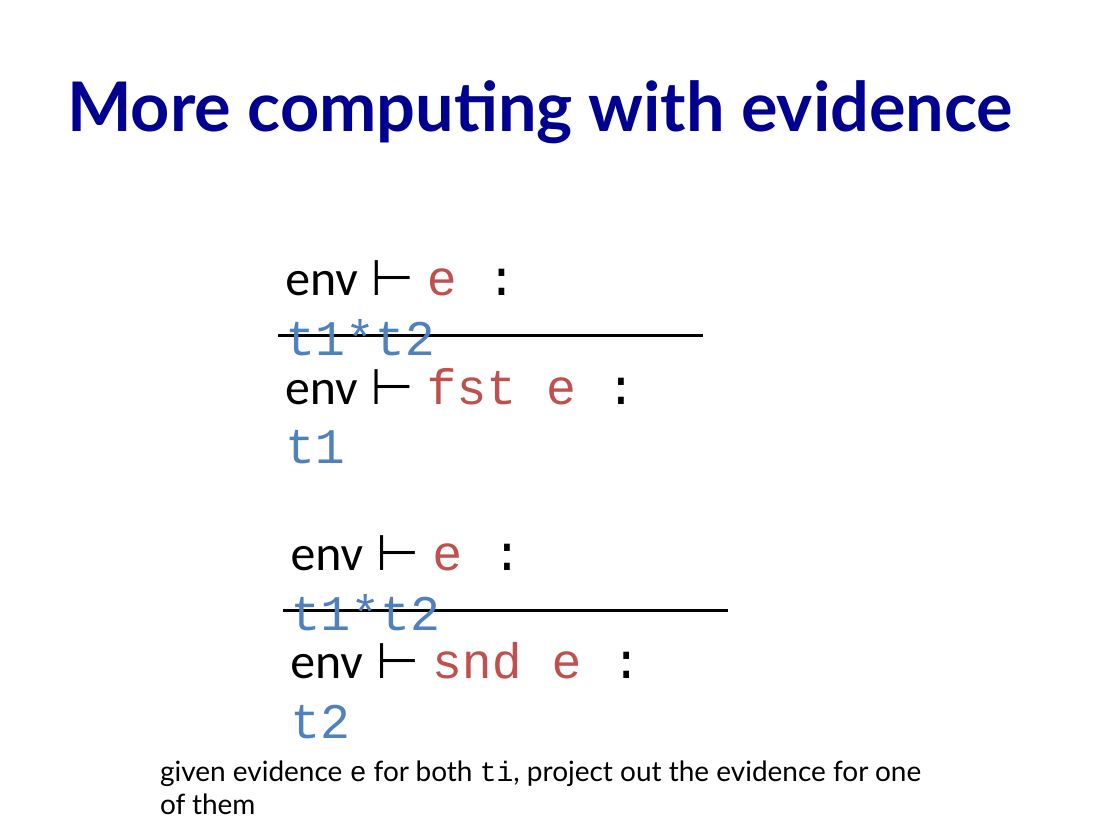
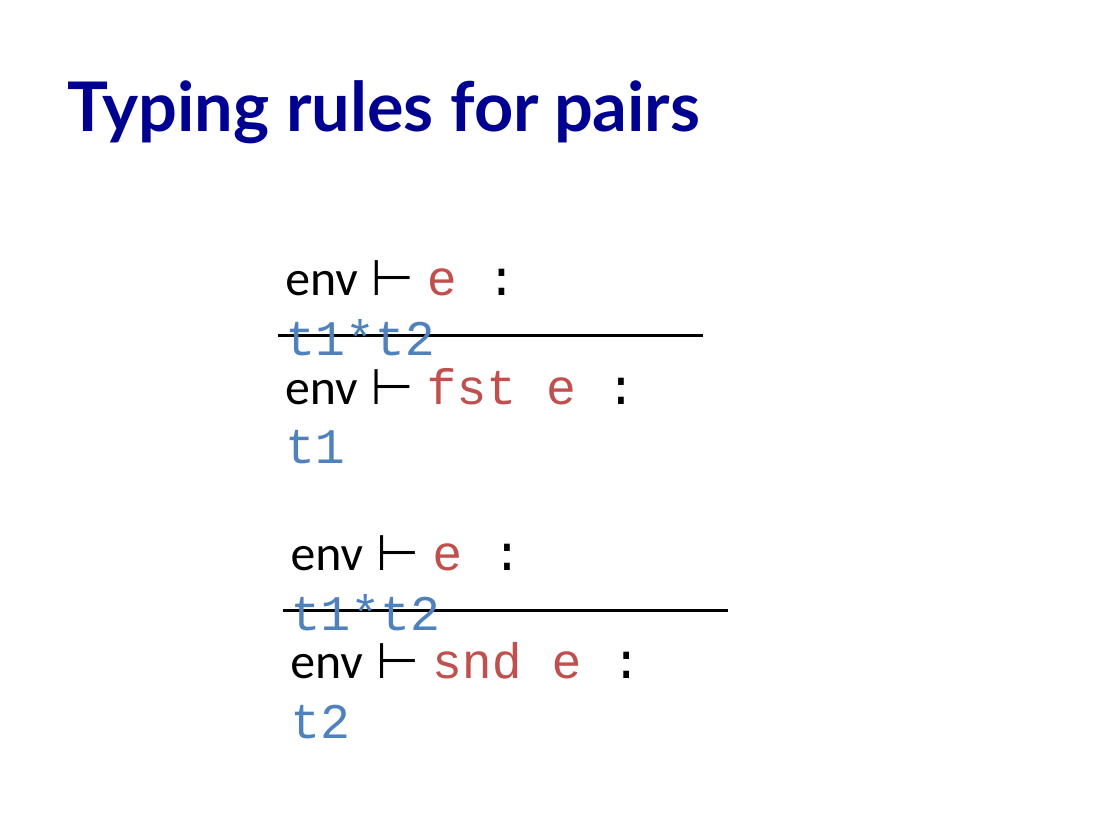
Before and after one commit to cs3110/materials-2019fa, a slide deck: slide 36 of 23-curryhoward/lec.pptx (slide 37 before the commit). Drawn at 1120x840 pixels with LibreOffice and Linux fonts; fonts in the diff are those of the drawing. Boxes give left, top, right and bottom in pixels: in the first picture for what was removed or moved away, otherwise in the second. Text is boxed around its words. In the diff, an @@ line names an element or a change of style, - is before the commit and + after.

```diff
--- a/23-curryhoward/lec.pptx
+++ b/23-curryhoward/lec.pptx
@@ title at <box>67,80,700,143</box>: text changed @@
-More computing with evidence
+Typing rules for pairs
@@ text removed at <box>160,760,921,815</box> @@
-given evidence e for both ti, project out the evidence for one of them
```
Also in this commit, not shown: 2 other slides changed, 1 other file.
